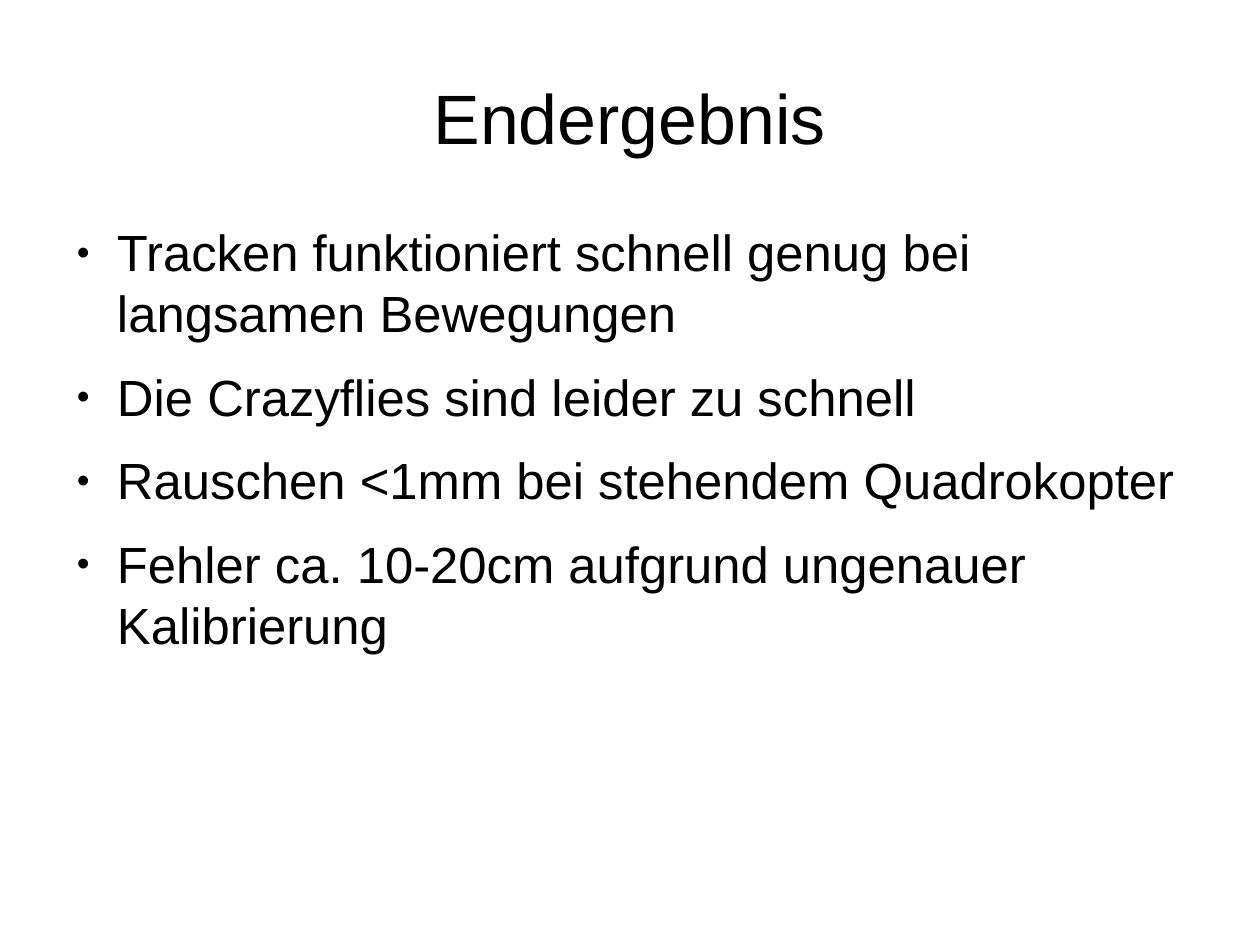
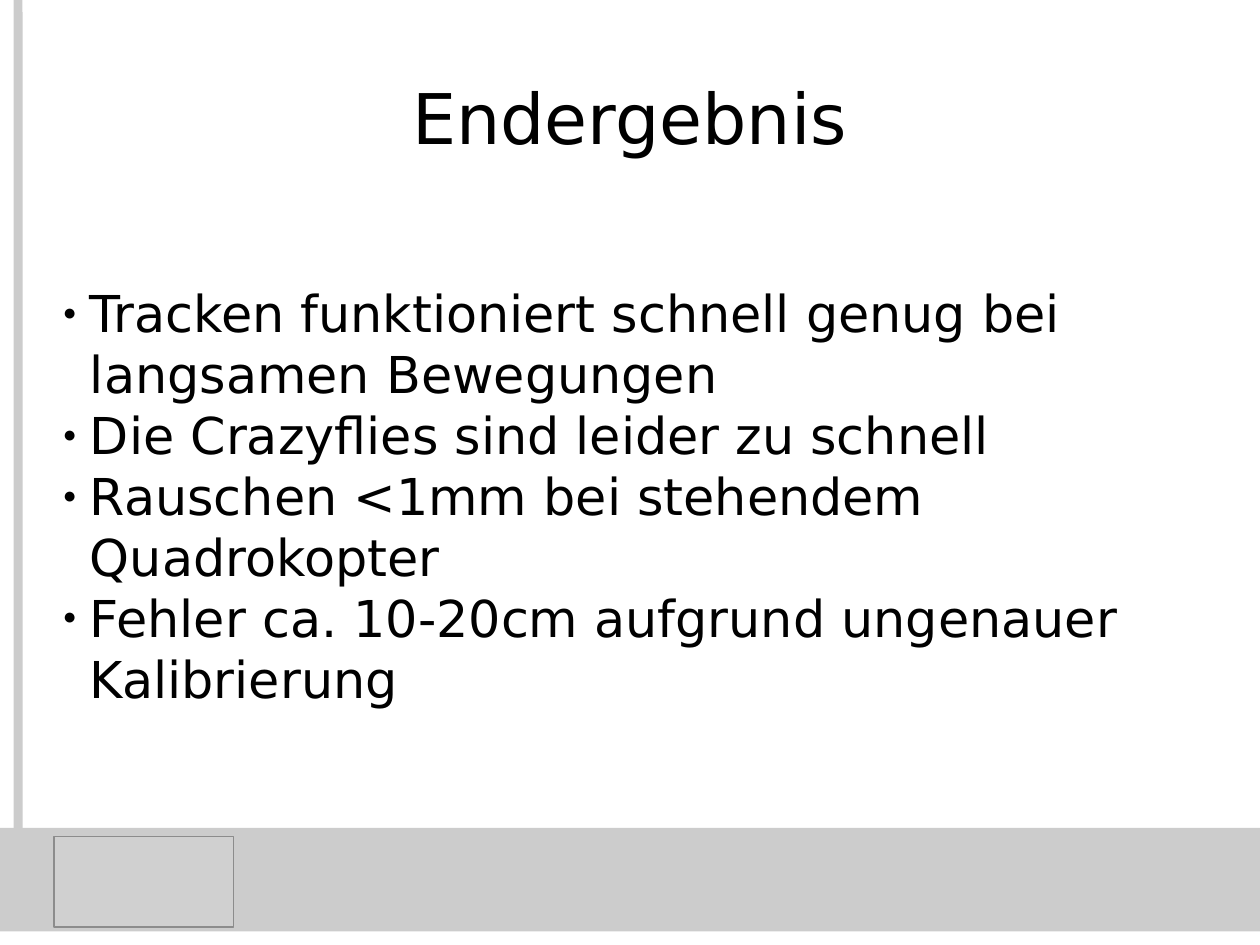
Before and after one commit to KITrokopter/Presentation, a slide deck: slide 21 of PresentationInTotal v0.1.odp (slide 15 before the commit). Drawn at 1260x945 pixels with LibreOffice and Linux fonts; fonts in the diff are those of the drawing; grey boxes stand for pictures. Boxes give left, top, right and bottom in pixels: in the first picture for what was removed or moved away, otherwise in the second. Text is boxed around its words. In the diff, an @@ line names an element or a change of style, - is before the commit and + after.

```diff
--- a/PresentationInTotal v0.1.odp
+++ b/PresentationInTotal v0.1.odp
@@ line added from (18, 0) to (18, 918), #CCCCCC 5.67 pt @@
@@ title "Endergebnis" at (x1=412, y1=91, x2=847, y2=159): font Arial to DejaVu Sans @@
@@ subtitle "Tracken funktioniert schnell genug bei ..." at (x1=90, y1=293, x2=1116, y2=709): font Arial to DejaVu Sans; indent changed; less space between paragraphs; vertical alignment top to middle @@
@@ rectangle added at (x1=0, y1=828, x2=1260, y2=932), fill #CCCCCC @@
@@ picture added at (x1=54, y1=837, x2=233, y2=927) @@
```
Also in this commit, not shown: 5 other slides changed, 6 slides added.
